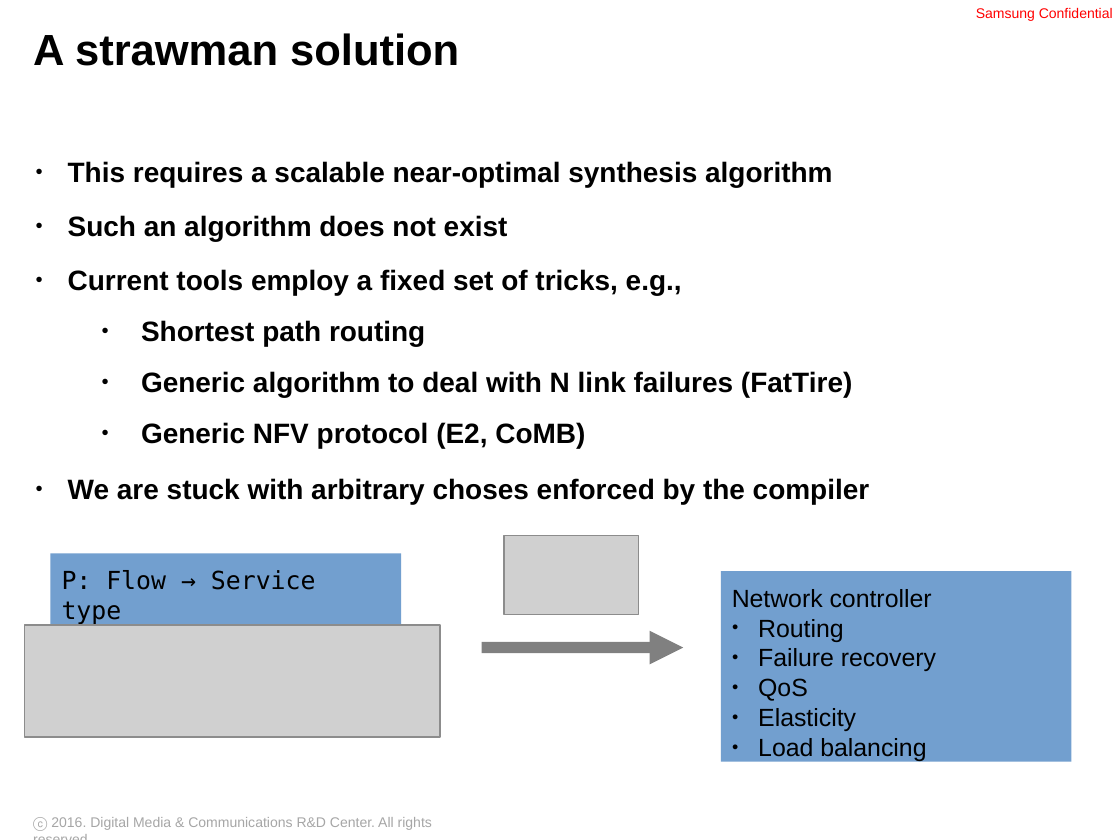
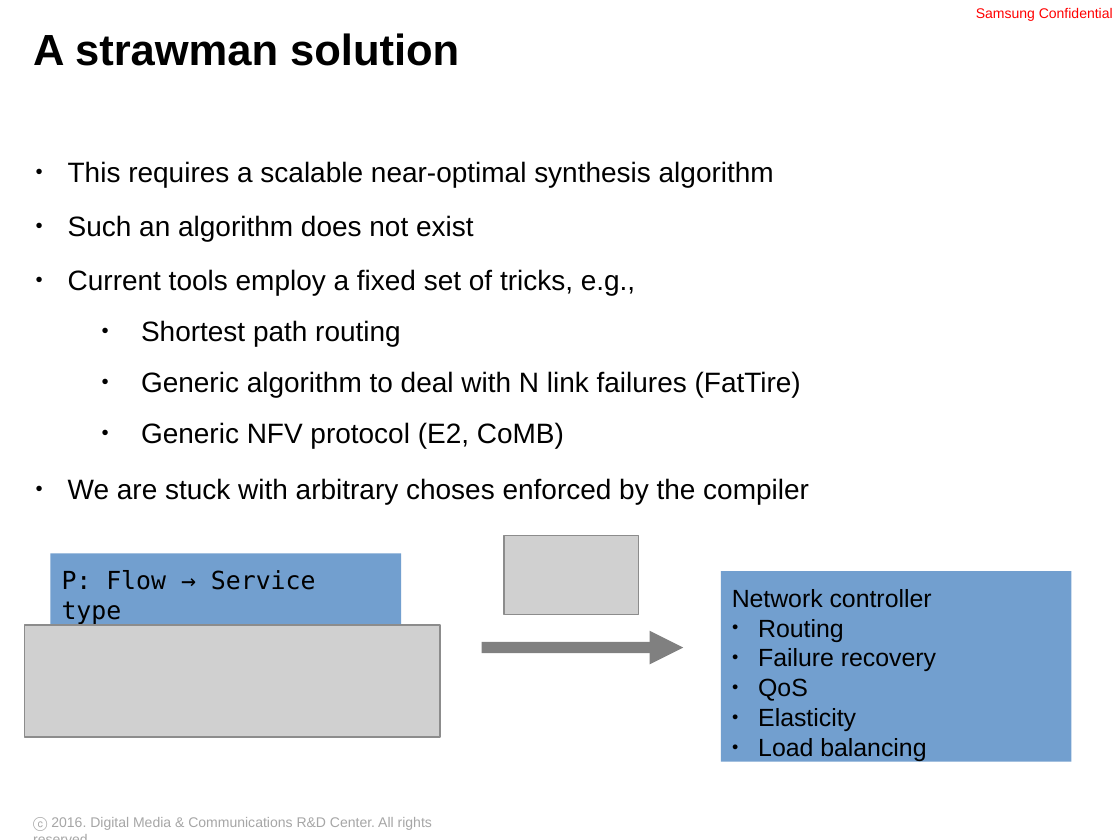
Before and after one commit to ryzhyk/cocoon, a slide deck: slide 11 of doc/distsys_talk_03_09_16.odp. Drawn at 1120x840 pixels with LibreOffice and Linux fonts; fonts in the diff are those of the drawing; grey boxes stand for pictures; background and template pictures are left out. Boxes give left, top, right and bottom in pixels: in the first picture for what was removed or moved away, otherwise in the second. Text is boxed around its words. In the diff, an @@ line names an element or a change of style, - is before the commit and + after.

```diff
--- a/doc/distsys_talk_03_09_16.odp
+++ b/doc/distsys_talk_03_09_16.odp
@@ text "This requires a scalable near-optimal ..." at <box>68,161,809,504</box>: bold off @@
```
Also in this commit, not shown: 9 other slides changed, 7 slides added, 1 slide removed.
